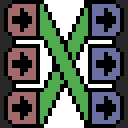
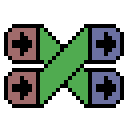
Comparing the layer stacks of the two 128 x 128 images. Changes:
added layer "Layer #6" above "Layer #7" over bbox(36, 24, 92, 108)
added layer "Layer #7" above "Layer #2" over bbox(36, 24, 92, 108)
hid "Layer #2" over bbox(36, 0, 92, 128)
hid "Layer #1" over bbox(36, 0, 92, 128)
painted on "Layer #3" over bbox(0, 0, 128, 128)
